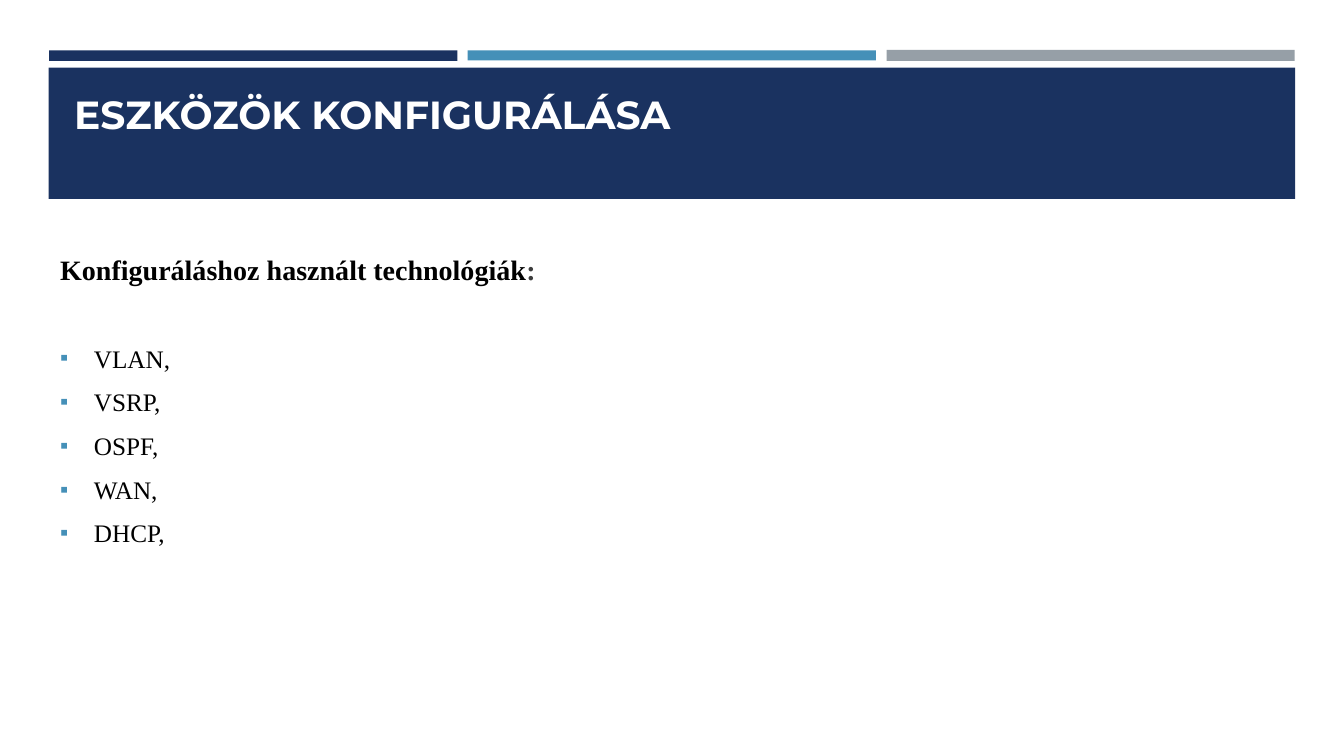
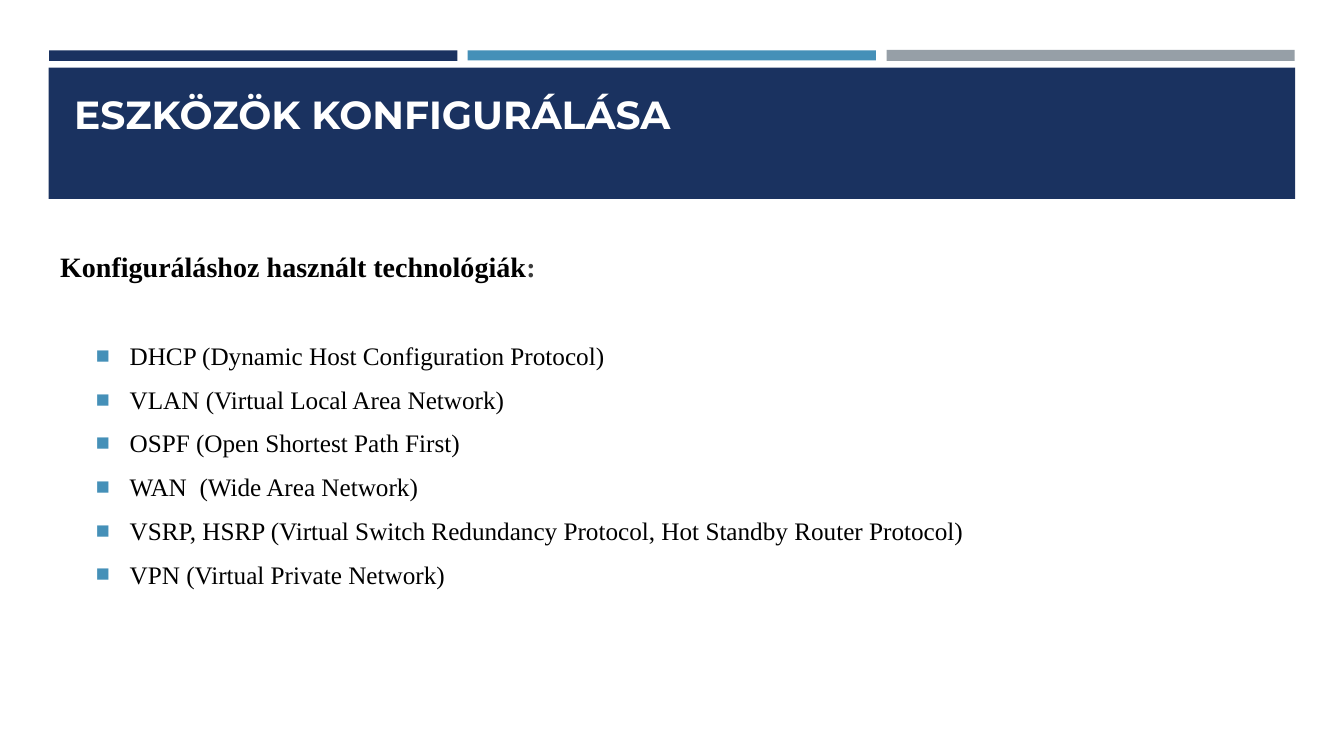
Before and after one commit to Dorina1200/vizsga, a slide deck: slide 7 of vizsga1/Hálózati Infrastruktúra Tervezése és Kivitelezése ppt (2) (1).pptx. Drawn at 1344x756 pixels with LibreOffice and Linux fonts; fonts in the diff are those of the drawing. Boxes give left, top, right and bottom in pixels: in the first picture for what was removed or moved away, otherwise in the second. Text is boxed around its words. In the diff, an @@ line names an element or a change of style, - is before the commit and + after.

```diff
--- a/vizsga1/Hálózati Infrastruktúra Tervezése és Kivitelezése ppt (2) (1).pptx
+++ b/vizsga1/Hálózati Infrastruktúra Tervezése és Kivitelezése ppt (2) (1).pptx
@@ text at (130,347,963,589): text changed @@
-▪ VLAN,
-▪ VSRP,
-▪ OSPF,
-▪ WAN,
-▪ DHCP,
+  ■ DHCP (Dynamic Host Configuration Protocol)
+  ■ VLAN (Virtual Local Area Network)
+  ■ OSPF (Open Shortest Path First)
+  ■ WAN (Wide Area Network)
+  ■ VSRP, HSRP (Virtual Switch Redundancy Protocol, Hot Standby Router Protocol)
+  ■ VPN (Virtual Private Network)
```
Also in this commit, not shown: 2 other slides changed, 1 slide added, 1 other file.
